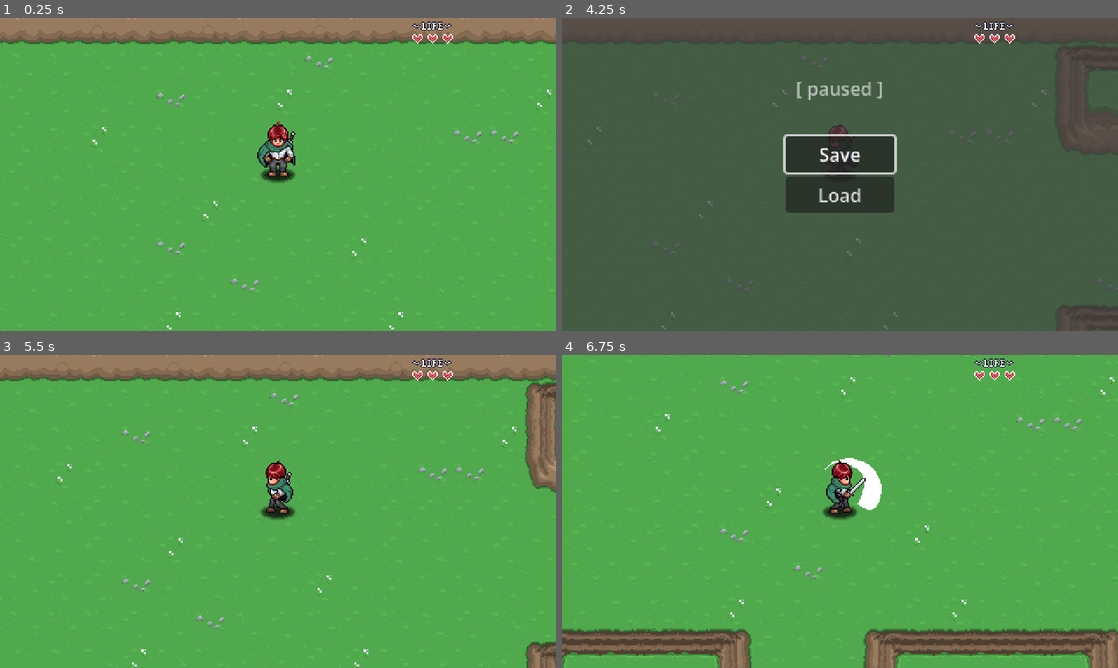
Above: before the commit, frames 1-4 (two rows, left to right).
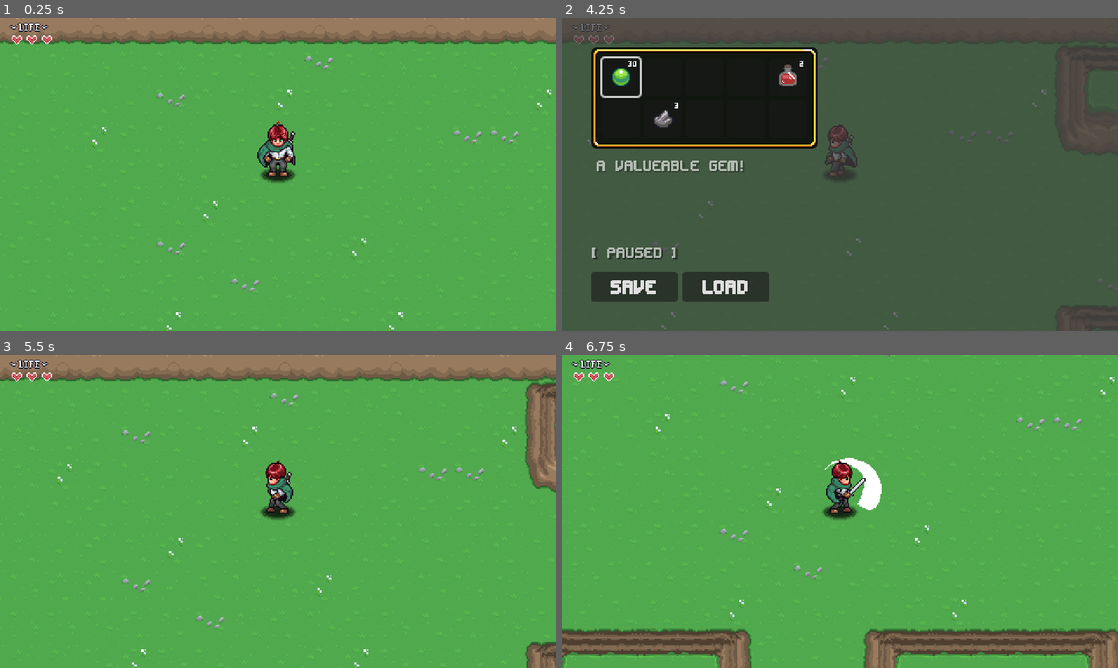
Above: after the commit, the same moments.

Repository: eapzzz/AARPG
Game: Godot game, scene res://levels/area_01/01.tscn
Same seed, same stepped clock (60 frames per second), same inputs: the game is played once before the commit and once after it.
Inputs (mouse positions are in pixels of both pictures, inside the frame that each line leads up to):
- Up to frame 1 (0.25 s): no input
- Up to frame 2 (4.25 s): move the mouse to (962, 158) at 0.52 s; press the mouse at (962, 158) at 0.53 s; hold D (right) 0.53-1.28 s; move the mouse to (728, 190) at 1.27 s; release the mouse at (728, 190) at 1.28 s; hold S (down) 1.28-2.03 s; click (728, 190) at 1.35 s; move the mouse to (895, 105) at 2.02 s; press the mouse at (895, 105) at 2.03 s; hold D (right) 2.03-2.78 s; move the mouse to (812, 237) at 2.77 s; release the mouse at (812, 237) at 2.78 s; hold W (up) 2.78-3.53 s; click (812, 237) at 2.85 s; move the mouse to (1006, 221) at 3.52 s; press the mouse at (1006, 221) at 3.53 s; hold A (left) from 3.53 s (still down); tap Escape (pause) at 4.15 s
- Up to frame 3 (5.5 s): release A (left) at 4.25 s; release the mouse at (444, 558) at 4.25 s; click "Save" at 4.25 s; tap Enter at 5 s; move the mouse to (111, 464) at 5.02 s; hold A (left) from 5.03 s (still down); click (111, 464) at 5.1 s
- Up to frame 4 (6.75 s): move the mouse to (867, 511) at 5.77 s; release A (left) at 5.78 s; press the mouse at (867, 511) at 5.78 s; hold S (down) 5.78-6.53 s; move the mouse to (756, 433) at 6.52 s; release the mouse at (756, 433) at 6.53 s; hold D (right) from 6.53 s (still down); click (756, 433) at 6.6 s

The runs differ from the first frame. In frame 1, 0.4% of the frame differs, in the area x 1-82%, y 1-9%; in frame 2, 22%, in the area x 1-82%, y 1-91%; in frame 3, 0.4%; in frame 4, 0.4%.

Commit message:
E16 - Resource Based Inventory System (part I)

Diff:
--- /dev/null
+++ b/fonts/font.tres
@@ -0,0 +1,10 @@
+[gd_resource type="Theme" format=3 uid="uid://dnygjlte4bceb"]
+
+[ext_resource type="FontFile" uid="uid://bws8ywm6ubapl" path="res://fonts/editundo.ttf" id="1_ljexp"]
+
+[resource]
+Button/font_sizes/font_size = 32
+Button/fonts/font = ExtResource("1_ljexp")
+Label/colors/font_shadow_color = Color(0, 0, 0, 0.49019608)
+Label/font_sizes/font_size = 16
+Label/fonts/font = ExtResource("1_ljexp")
--- /dev/null
+++ b/gui/pause_menu/inventory/inventory_slot.tscn
@@ -0,0 +1,35 @@
+[gd_scene format=3 uid="uid://ceoaksai3yr1"]
+
+[ext_resource type="Script" uid="uid://d3suo2mfmm8ju" path="res://gui/pause_menu/inventory/scripts/inventory_slot_ui.gd" id="1_ahdny"]
+[ext_resource type="Texture2D" uid="uid://eiaue10mugeg" path="res://items/sprites/items.png" id="1_jb7kx"]
+[ext_resource type="FontFile" uid="uid://bws8ywm6ubapl" path="res://fonts/editundo.ttf" id="2_ahdny"]
+
+[sub_resource type="AtlasTexture" id="AtlasTexture_l3efk"]
+atlas = ExtResource("1_jb7kx")
+region = Rect2(0, 0, 32, 32)
+
+[node name="InventorySlot" type="Button" unique_id=704725389]
+custom_minimum_size = Vector2(32, 32)
+offset_right = 32.0
+offset_bottom = 32.0
+script = ExtResource("1_ahdny")
+
+[node name="TextureRect" type="TextureRect" parent="." unique_id=297146708]
+custom_minimum_size = Vector2(32, 32)
+layout_mode = 0
+offset_right = 32.0
+offset_bottom = 32.0
+texture = SubResource("AtlasTexture_l3efk")
+stretch_mode = 3
+
+[node name="Label" type="Label" parent="." unique_id=259649277]
+custom_minimum_size = Vector2(29, 30)
+layout_mode = 0
+offset_left = 1.0
+offset_top = 1.0
+offset_right = 30.0
+offset_bottom = 31.0
+theme_override_fonts/font = ExtResource("2_ahdny")
+theme_override_font_sizes/font_size = 8
+text = "99"
+horizontal_alignment = 2
--- /dev/null
+++ b/gui/pause_menu/inventory/player_inventory.tres
@@ -0,0 +1,30 @@
+[gd_resource type="Resource" script_class="InventoryData" format=3 uid="uid://blj4h7rnd0fmh"]
+
+[ext_resource type="Script" uid="uid://055e7l8mor2c" path="res://gui/pause_menu/inventory/scripts/inventory_data.gd" id="1_ly8v7"]
+[ext_resource type="Script" uid="uid://bm86olkry6ywk" path="res://gui/pause_menu/inventory/scripts/slot_data.gd" id="2_mleg5"]
+[ext_resource type="Resource" uid="uid://8qgcg0rmriho" path="res://items/gem.tres" id="3_mleg5"]
+[ext_resource type="Resource" uid="uid://b1y2o87cmew1w" path="res://items/potion.tres" id="4_7ev3v"]
+[ext_resource type="Resource" uid="uid://d0qvih0usgnvp" path="res://items/stone.tres" id="5_wks6u"]
+
+[sub_resource type="Resource" id="Resource_1yi2q"]
+script = ExtResource("2_mleg5")
+item_data = ExtResource("3_mleg5")
+quantity = 30
+metadata/_custom_type_script = "uid://bm86olkry6ywk"
+
+[sub_resource type="Resource" id="Resource_kb7hr"]
+script = ExtResource("2_mleg5")
+item_data = ExtResource("4_7ev3v")
+quantity = 2
+metadata/_custom_type_script = "uid://bm86olkry6ywk"
+
+[sub_resource type="Resource" id="Resource_hrir3"]
+script = ExtResource("2_mleg5")
+item_data = ExtResource("5_wks6u")
+quantity = 3
+metadata/_custom_type_script = "uid://bm86olkry6ywk"
+
+[resource]
+script = ExtResource("1_ly8v7")
+slots = Array[ExtResource("2_mleg5")]([SubResource("Resource_1yi2q"), null, null, null, SubResource("Resource_kb7hr"), null, SubResource("Resource_hrir3"), null, null, null])
+metadata/_custom_type_script = "uid://055e7l8mor2c"
--- /dev/null
+++ b/gui/pause_menu/inventory/scripts/inventory_data.gd
@@ -0,0 +1,8 @@
+class_name InventoryData
+extends Resource
+
+@export var slots: Array[SlotData]
+
+
+func add_item() -> void:
+	pass
--- /dev/null
+++ b/gui/pause_menu/inventory/scripts/inventory_slot_ui.gd
@@ -0,0 +1,37 @@
+class_name InventorySlotUI
+extends Button
+
+var slot_data: SlotData:
+	set = set_slot_data
+
+@onready var texture_rect: TextureRect = $TextureRect
+@onready var label: Label = $Label
+
+
+func _ready() -> void:
+	texture_rect.texture = null
+	label.text = ""
+	focus_entered.connect(item_focused)
+	focus_exited.connect(item_unfocused)
+	pass
+
+
+func set_slot_data(value: SlotData) -> void:
+	slot_data = value
+	if slot_data == null:
+		return
+	texture_rect.texture = slot_data.item_data.texture
+	label.text = str(slot_data.quantity)
+	pass
+
+
+func item_focused() -> void:
+	if slot_data != null:
+		if slot_data.item_data != null:
+			PauseMenu.update_item_description(slot_data.item_data.description)
+	pass
+
+
+func item_unfocused() -> void:
+	PauseMenu.update_item_description("")
+	pass
--- /dev/null
+++ b/gui/pause_menu/inventory/scripts/inventory_ui.gd
@@ -0,0 +1,28 @@
+class_name InventoryUI
+extends Control
+
+const INVENTORY_SLOT = preload("uid://ceoaksai3yr1")
+
+@export var data: InventoryData
+
+
+func _ready() -> void:
+	PauseMenu.shown.connect(update_inventory)
+	PauseMenu.hidden.connect(clear_inventory)
+	clear_inventory()
+	pass
+
+
+func clear_inventory() -> void:
+	for c in get_children():
+		c.queue_free()
+	pass
+
+
+func update_inventory() -> void:
+	for s in data.slots:
+		var new_slot = INVENTORY_SLOT.instantiate()
+		add_child(new_slot)
+		new_slot.slot_data = s
+	get_child(0).grab_focus()
+	pass
--- /dev/null
+++ b/gui/pause_menu/inventory/scripts/slot_data.gd
@@ -0,0 +1,5 @@
+class_name SlotData
+extends Resource
+
+@export var item_data: ItemData
+@export var quantity: int = 0
--- a/gui/pause_menu/pause_menu.gd
+++ b/gui/pause_menu/pause_menu.gd
@@ -1,9 +1,13 @@
 extends CanvasLayer
+
+signal shown
+signal hidden
 
 var is_paused := false
 
-@onready var button_save: Button = $VBoxContainer/ButtonSave
-@onready var button_load: Button = $VBoxContainer/ButtonLoad
+@onready var button_save: Button = $Control/HBoxContainer/ButtonSave
+@onready var button_load: Button = $Control/HBoxContainer/ButtonLoad
+@onready var item_description: Label = $Control/ItemDescription
 
 
 func _ready() -> void:
@@ -27,7 +31,7 @@
 	get_tree().paused = true
 	visible = true
 	is_paused = true
-	button_save.grab_focus()
+	shown.emit()
 	pass
 
 
@@ -35,6 +39,7 @@
 	get_tree().paused = false
 	visible = false
 	is_paused = false
+	hidden.emit()
 	pass
 
 
@@ -53,3 +58,8 @@
 	await LevelManager.level_load_started
 	hide_pause_menu()
 	pass
+
+
+func update_item_description(new_text: String) -> void:
+	item_description.text = new_text
+	pass
--- a/gui/pause_menu/pause_menu.tscn
+++ b/gui/pause_menu/pause_menu.tscn
@@ -1,55 +1,156 @@
 [gd_scene format=3 uid="uid://fft2clkfyt2x"]
 
 [ext_resource type="Script" uid="uid://bogejxhv3pois" path="res://gui/pause_menu/pause_menu.gd" id="1_rwe7i"]
+[ext_resource type="FontFile" uid="uid://bws8ywm6ubapl" path="res://fonts/editundo.ttf" id="2_1wcnx"]
+[ext_resource type="Texture2D" uid="uid://eiaue10mugeg" path="res://items/sprites/items.png" id="3_u4fh8"]
+[ext_resource type="Theme" uid="uid://dnygjlte4bceb" path="res://fonts/font.tres" id="3_vwsmh"]
+[ext_resource type="PackedScene" uid="uid://ceoaksai3yr1" path="res://gui/pause_menu/inventory/inventory_slot.tscn" id="4_ddhtv"]
+[ext_resource type="Script" uid="uid://b51mtob3pito7" path="res://gui/pause_menu/inventory/scripts/inventory_ui.gd" id="4_t7424"]
+[ext_resource type="Resource" uid="uid://blj4h7rnd0fmh" path="res://gui/pause_menu/inventory/player_inventory.tres" id="5_nbojc"]
+
+[sub_resource type="AtlasTexture" id="AtlasTexture_ddhtv"]
+atlas = ExtResource("3_u4fh8")
+region = Rect2(96, 0, 32, 32)
+
+[sub_resource type="StyleBoxTexture" id="StyleBoxTexture_t7424"]
+content_margin_left = 10.0
+content_margin_top = 10.0
+content_margin_right = 10.0
+content_margin_bottom = 10.0
+texture = SubResource("AtlasTexture_ddhtv")
+texture_margin_left = 14.0
+texture_margin_top = 14.0
+texture_margin_right = 14.0
+texture_margin_bottom = 14.0
 
 [node name="PauseMenu" type="CanvasLayer" unique_id=579476536]
 process_mode = 3
 script = ExtResource("1_rwe7i")
 
-[node name="ColorRect" type="ColorRect" parent="." unique_id=234622979]
+[node name="Control" type="Control" parent="." unique_id=824130332]
+layout_mode = 3
+anchors_preset = 15
+anchor_right = 1.0
+anchor_bottom = 1.0
+grow_horizontal = 2
+grow_vertical = 2
+
+[node name="ColorRect" type="ColorRect" parent="Control" unique_id=234622979]
+layout_mode = 1
 anchors_preset = 15
 anchor_right = 1.0
 anchor_bottom = 1.0
 grow_horizontal = 2
 grow_vertical = 2
 mouse_filter = 1
-color = Color(0.24313726, 0.24313726, 0.24313726, 0.7176471)
+color = Color(0.24313726, 0.24313726, 0.24313726, 0.7411765)
 
-[node name="VBoxContainer" type="VBoxContainer" parent="." unique_id=2091719518]
-anchors_preset = 8
-anchor_left = 0.5
-anchor_top = 0.5
-anchor_right = 0.5
-anchor_bottom = 0.5
-offset_left = -47.0
-offset_top = -33.0
-offset_right = 47.0
-offset_bottom = 33.0
-grow_horizontal = 2
-grow_vertical = 2
+[node name="Label" type="Label" parent="Control" unique_id=1321923925]
+modulate = Color(1, 1, 1, 0.6156863)
+layout_mode = 1
+anchors_preset = -1
+anchor_top = 1.0
+anchor_bottom = 1.0
+offset_left = 26.0
+offset_top = -15.0
+offset_right = 74.0
+offset_bottom = -60.0
+grow_vertical = 0
+mouse_filter = 1
+theme = ExtResource("3_vwsmh")
+theme_override_fonts/font = ExtResource("2_1wcnx")
+theme_override_font_sizes/font_size = 16
+text = "[ paused ]"
 
-[node name="ButtonSave" type="Button" parent="VBoxContainer" unique_id=598747382]
+[node name="ItemDescription" type="Label" parent="Control" unique_id=361535913]
+modulate = Color(1, 1, 1, 0.6156863)
+layout_mode = 1
+anchors_preset = -1
+anchor_top = 1.0
+anchor_bottom = 1.0
+offset_left = 30.0
+offset_top = -150.0
+offset_right = 216.0
+offset_bottom = -82.0
+grow_vertical = 0
+mouse_filter = 1
+theme = ExtResource("3_vwsmh")
+theme_override_colors/font_shadow_color = Color(0, 0, 0, 0.26666668)
+theme_override_fonts/font = ExtResource("2_1wcnx")
+theme_override_font_sizes/font_size = 16
+text = "A valueable gem!"
+autowrap_mode = 3
+
+[node name="PanelContainer" type="PanelContainer" parent="Control" unique_id=890781738]
+layout_mode = 1
+anchors_preset = -1
+offset_left = 25.0
+offset_top = 25.0
+offset_right = 221.0
+offset_bottom = 113.0
+theme_override_styles/panel = SubResource("StyleBoxTexture_t7424")
+
+[node name="GridContainer" type="GridContainer" parent="Control/PanelContainer" unique_id=1031134112]
+layout_mode = 2
+columns = 5
+script = ExtResource("4_t7424")
+data = ExtResource("5_nbojc")
+
+[node name="InventorySlot" parent="Control/PanelContainer/GridContainer" unique_id=704725389 instance=ExtResource("4_ddhtv")]
+layout_mode = 2
+
+[node name="InventorySlot2" parent="Control/PanelContainer/GridContainer" unique_id=2028761818 instance=ExtResource("4_ddhtv")]
+layout_mode = 2
+
+[node name="InventorySlot3" parent="Control/PanelContainer/GridContainer" unique_id=577009782 instance=ExtResource("4_ddhtv")]
+layout_mode = 2
+
+[node name="InventorySlot4" parent="Control/PanelContainer/GridContainer" unique_id=1627364353 instance=ExtResource("4_ddhtv")]
+layout_mode = 2
+
+[node name="InventorySlot5" parent="Control/PanelContainer/GridContainer" unique_id=902110534 instance=ExtResource("4_ddhtv")]
+layout_mode = 2
+
+[node name="InventorySlot6" parent="Control/PanelContainer/GridContainer" unique_id=1186172666 instance=ExtResource("4_ddhtv")]
+layout_mode = 2
+
+[node name="InventorySlot7" parent="Control/PanelContainer/GridContainer" unique_id=1140674146 instance=ExtResource("4_ddhtv")]
+layout_mode = 2
+
+[node name="InventorySlot8" parent="Control/PanelContainer/GridContainer" unique_id=845509826 instance=ExtResource("4_ddhtv")]
+layout_mode = 2
+
+[node name="InventorySlot9" parent="Control/PanelContainer/GridContainer" unique_id=1977723269 instance=ExtResource("4_ddhtv")]
+layout_mode = 2
+
+[node name="InventorySlot10" parent="Control/PanelContainer/GridContainer" unique_id=165134083 instance=ExtResource("4_ddhtv")]
+layout_mode = 2
+
+[node name="HBoxContainer" type="HBoxContainer" parent="Control" unique_id=266008117]
+layout_mode = 1
+anchors_preset = -1
+anchor_top = 1.0
+anchor_bottom = 1.0
+offset_left = 25.0
+offset_top = -25.0
+offset_right = 150.0
+offset_bottom = -25.0
+grow_vertical = 0
+
+[node name="ButtonSave" type="Button" parent="Control/HBoxContainer" unique_id=598747382]
+custom_minimum_size = Vector2(75, 0)
 layout_mode = 2
 mouse_filter = 1
+theme = ExtResource("3_vwsmh")
+theme_override_fonts/font = ExtResource("2_1wcnx")
+theme_override_font_sizes/font_size = 20
 text = "Save"
 
-[node name="ButtonLoad" type="Button" parent="VBoxContainer" unique_id=635594740]
+[node name="ButtonLoad" type="Button" parent="Control/HBoxContainer" unique_id=635594740]
+custom_minimum_size = Vector2(75, 0)
 layout_mode = 2
 mouse_filter = 1
+theme = ExtResource("3_vwsmh")
+theme_override_fonts/font = ExtResource("2_1wcnx")
+theme_override_font_sizes/font_size = 20
 text = "Load"
-
-[node name="Label" type="Label" parent="." unique_id=1321923925]
-modulate = Color(1, 1, 1, 0.6156863)
-anchors_preset = -1
-anchor_left = 0.5
-anchor_top = 0.5
-anchor_right = 0.5
-anchor_bottom = 0.5
-offset_left = -38.0
-offset_top = -75.0
-offset_right = 38.0
-offset_bottom = -75.0
-grow_horizontal = 2
-grow_vertical = 2
-mouse_filter = 1
-text = "[ paused ]"
--- a/gui/player_hud/player_hud.tscn
+++ b/gui/player_hud/player_hud.tscn
@@ -5,8 +5,8 @@
 [ext_resource type="PackedScene" uid="uid://daowwj3eek1f2" path="res://gui/player_hud/heart_gui.tscn" id="2_7q0kn"]
 
 [node name="PlayerHud" type="CanvasLayer" unique_id=1585652196]
-layer = 2
 script = ExtResource("1_7q0kn")
+metadata/_edit_vertical_guides_ = [240.0]
 
 [node name="Control" type="Control" parent="." unique_id=1247400550]
 layout_mode = 3
@@ -18,19 +18,19 @@
 mouse_filter = 2
 
 [node name="Sprite2D" type="Sprite2D" parent="Control" unique_id=1602070878]
-position = Vector2(373, 7)
+position = Vector2(25, 8)
 texture = ExtResource("1_qr6o2")
 region_enabled = true
 region_rect = Rect2(29, 0, 34, 8)
 
 [node name="HFlowContainer" type="HFlowContainer" parent="Control" unique_id=1059580907]
-layout_mode = 0
-offset_left = 309.0
-offset_top = 14.0
-offset_right = 439.0
-offset_bottom = 41.0
+layout_mode = 1
+anchors_preset = -1
+offset_left = 10.0
+offset_top = 15.0
+offset_right = 136.0
+offset_bottom = 24.0
 theme_override_constants/v_separation = 2
-alignment = 1
 
 [node name="Heart" parent="Control/HFlowContainer" unique_id=975813195 instance=ExtResource("2_7q0kn")]
 layout_mode = 2
@@ -61,33 +61,3 @@
 
 [node name="Heart10" parent="Control/HFlowContainer" unique_id=1260438944 instance=ExtResource("2_7q0kn")]
 layout_mode = 2
-
-[node name="Heart11" parent="Control/HFlowContainer" unique_id=1504699479 instance=ExtResource("2_7q0kn")]
-layout_mode = 2
-
-[node name="Heart12" parent="Control/HFlowContainer" unique_id=1187047745 instance=ExtResource("2_7q0kn")]
-layout_mode = 2
-
-[node name="Heart13" parent="Control/HFlowContainer" unique_id=206105590 instance=ExtResource("2_7q0kn")]
-layout_mode = 2
-
-[node name="Heart14" parent="Control/HFlowContainer" unique_id=1536798840 instance=ExtResource("2_7q0kn")]
-layout_mode = 2
-
-[node name="Heart15" parent="Control/HFlowContainer" unique_id=905540934 instance=ExtResource("2_7q0kn")]
-layout_mode = 2
-
-[node name="Heart16" parent="Control/HFlowContainer" unique_id=1194731098 instance=ExtResource("2_7q0kn")]
-layout_mode = 2
-
-[node name="Heart17" parent="Control/HFlowContainer" unique_id=910437474 instance=ExtResource("2_7q0kn")]
-layout_mode = 2
-
-[node name="Heart18" parent="Control/HFlowContainer" unique_id=877077898 instance=ExtResource("2_7q0kn")]
-layout_mode = 2
-
-[node name="Heart19" parent="Control/HFlowContainer" unique_id=9609559 instance=ExtResource("2_7q0kn")]
-layout_mode = 2
-
-[node name="Heart20" parent="Control/HFlowContainer" unique_id=249803306 instance=ExtResource("2_7q0kn")]
-layout_mode = 2
--- /dev/null
+++ b/items/gem.tres
@@ -0,0 +1,15 @@
+[gd_resource type="Resource" script_class="ItemData" format=3 uid="uid://8qgcg0rmriho"]
+
+[ext_resource type="Script" uid="uid://dk26mo3s51sr3" path="res://items/scripts/item_data.gd" id="1_m7x72"]
+[ext_resource type="Texture2D" uid="uid://eiaue10mugeg" path="res://items/sprites/items.png" id="2_o2n4o"]
+
+[sub_resource type="AtlasTexture" id="AtlasTexture_gbvxt"]
+atlas = ExtResource("2_o2n4o")
+region = Rect2(0, 0, 32, 32)
+
+[resource]
+script = ExtResource("1_m7x72")
+name = "Gem"
+description = "A valueable gem!"
+texture = SubResource("AtlasTexture_gbvxt")
+metadata/_custom_type_script = "uid://dk26mo3s51sr3"
--- /dev/null
+++ b/items/potion.tres
@@ -0,0 +1,15 @@
+[gd_resource type="Resource" script_class="ItemData" format=3 uid="uid://b1y2o87cmew1w"]
+
+[ext_resource type="Script" uid="uid://dk26mo3s51sr3" path="res://items/scripts/item_data.gd" id="1_70df6"]
+[ext_resource type="Texture2D" uid="uid://eiaue10mugeg" path="res://items/sprites/items.png" id="2_8h85v"]
+
+[sub_resource type="AtlasTexture" id="AtlasTexture_2nysy"]
+atlas = ExtResource("2_8h85v")
+region = Rect2(32, 0, 32, 32)
+
+[resource]
+script = ExtResource("1_70df6")
+name = "Potion"
+description = "This red drink restores your heatlh!"
+texture = SubResource("AtlasTexture_2nysy")
+metadata/_custom_type_script = "uid://dk26mo3s51sr3"
--- /dev/null
+++ b/items/scripts/item_data.gd
@@ -0,0 +1,6 @@
+class_name ItemData
+extends Resource
+
+@export var name := ""
+@export_multiline var description := ""
+@export var texture: Texture2D
--- /dev/null
+++ b/items/stone.tres
@@ -0,0 +1,15 @@
+[gd_resource type="Resource" script_class="ItemData" format=3 uid="uid://d0qvih0usgnvp"]
+
+[ext_resource type="Script" uid="uid://dk26mo3s51sr3" path="res://items/scripts/item_data.gd" id="1_becff"]
+[ext_resource type="Texture2D" uid="uid://eiaue10mugeg" path="res://items/sprites/items.png" id="2_mwerj"]
+
+[sub_resource type="AtlasTexture" id="AtlasTexture_uj5p3"]
+atlas = ExtResource("2_mwerj")
+region = Rect2(64, 0, 32, 32)
+
+[resource]
+script = ExtResource("1_becff")
+name = "Stone"
+description = "Who doesn't love collecting rocks?"
+texture = SubResource("AtlasTexture_uj5p3")
+metadata/_custom_type_script = "uid://dk26mo3s51sr3"
--- a/levels/scripts/player_spawn.gd
+++ b/levels/scripts/player_spawn.gd
@@ -7,4 +7,5 @@
 	if PlayerManager.player_spawned == false:
 		PlayerManager.set_player_position(global_position)
 		PlayerManager.player_spawned = true
+
 	pass
--- a/project.godot
+++ b/project.godot
@@ -102,6 +102,10 @@
 2d_physics/layer_5="Walls"
 2d_physics/layer_9="Enemy"
 
+[network]
+
+limits/templates_search_path="res://script_templates"
+
 [physics]
 
 3d/physics_engine="Jolt Physics"
Binary file added: fonts/editundo.ttf
Not shown, added: fonts/editundo.ttf.import
Not shown, added: gui/pause_menu/inventory/scripts/inventory_data.gd.uid
Not shown, added: gui/pause_menu/inventory/scripts/inventory_slot_ui.gd.uid
Not shown, added: gui/pause_menu/inventory/scripts/inventory_ui.gd.uid
Not shown, added: gui/pause_menu/inventory/scripts/slot_data.gd.uid
Not shown, added: items/scripts/item_data.gd.uid
Renamed: aargps_assets/items.png -> items/sprites/items.png
Not shown, changed: items/sprites/items.png.import
